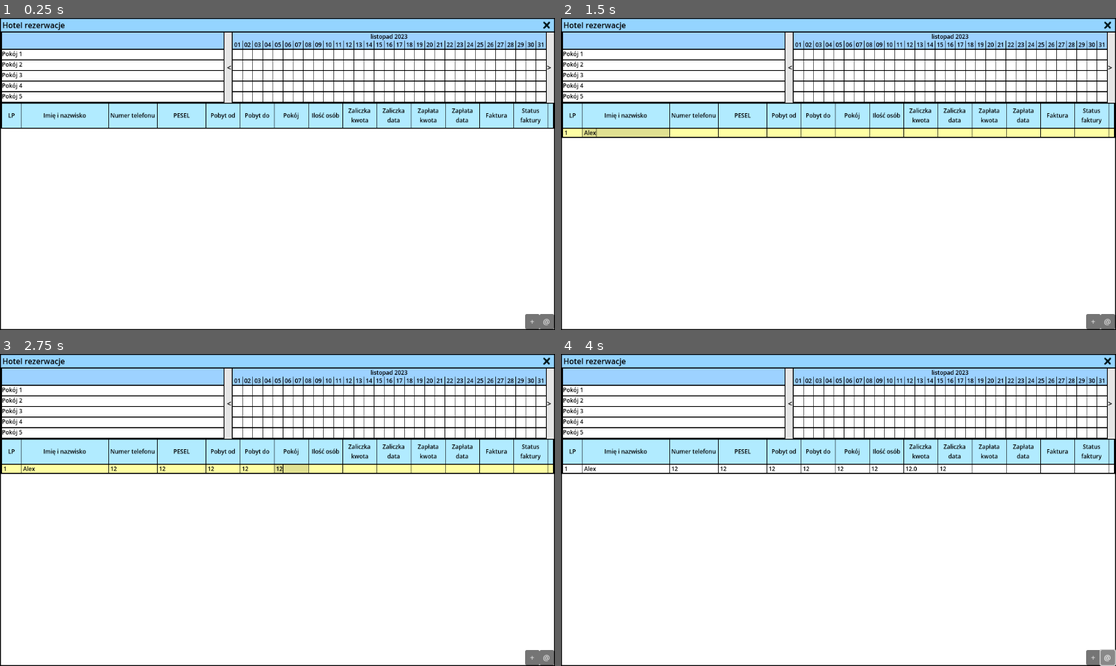
Above: before the commit, frames 1-4 (two rows, left to right).
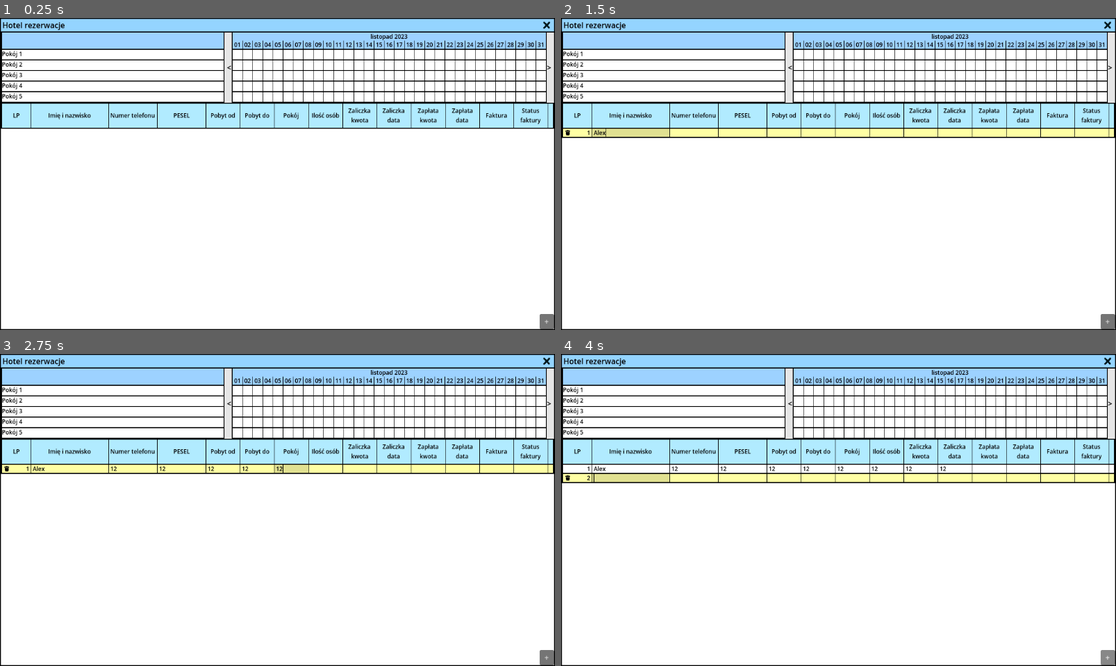
Above: after the commit, the same moments.

Repository: Wiechciu/bookini
Game: Godot game, scene res://main.tscn
Same seed, same stepped clock (60 frames per second), same inputs: the game is played once before the commit and once after it.
Inputs (mouse positions are in pixels of both pictures, inside the frame that each line leads up to):
- Up to frame 1 (0.25 s): no input
- Up to frame 2 (1.5 s): click "+" at 0.5 s; click (627, 133) at 1.27 s; type "Alex" at 1.35 s
- Up to frame 3 (2.75 s): click (133, 469) at 1.5 s; type "12" at 1.58 s; click (183, 469) at 1.73 s; type "12" at 1.82 s; click (222, 469) at 2.02 s; type "12" at 2.1 s; click (255, 469) at 2.25 s; type "12" at 2.33 s; click (294, 469) at 2.48 s; type "12" at 2.57 s
- Up to frame 4 (4 s): click (888, 469) at 2.77 s; type "12" at 2.85 s; click (921, 469) at 3 s; type "12" at 3.08 s; click (955, 469) at 3.23 s; type "12" at 3.32 s; click (1110, 656) at 3.5 s, where only the run before the commit has a clickable "@"

The runs differ from the first frame. In frame 1, 0.3% of the frame differs, in the area x 1-99%, y 27-100%; in frame 2, 0.4%; in frame 3, 0.3%; in frame 4, 3.5%, in the area x 0-100%, y 27-100%.

Commit message:
Reservation removal

Diff:
--- a/database/database.gd
+++ b/database/database.gd
@@ -8,15 +8,19 @@
 @export var item_container: Container
 @export var database_item_scene: PackedScene
 @export var add_button: Button
-@export var refresh_button: Button
 var save_location: String = "user://"
 var save_name: String = "database"
 var save_extension: String = ".save"
+static var selected_item: DatabaseItem
+
+
+func _unhandled_input(event: InputEvent) -> void:
+	if event.is_action_pressed("add_new_item"):
+		add_new_item()
 
 
 func _ready() -> void:
 	add_button.pressed.connect(_on_add_button_pressed)
-	refresh_button.pressed.connect(_on_refresh_button_pressed)
 	clear_database_items()
 	clear_database()
 	load_database()
@@ -26,14 +30,18 @@
 
 
 func _on_add_button_pressed() -> void:
-	create_database_item()
-	scroll_to_bottom()
+	add_new_item()
 
 
-func _on_refresh_button_pressed() -> void:
-	clear_database_items()
-	load_database_items()
-	scroll_to_bottom()
+func add_new_item() -> void:
+	var new_item: DatabaseItem = create_database_item()
+	new_item.start_editing()
+
+
+func remove_item(item_to_remove: DatabaseItem) -> void:
+	GlobalRefs.reservations.erase(item_to_remove.reservation)
+	item_to_remove.queue_free()
+	save_database()
 
 
 func scroll_to_bottom() -> void:
@@ -84,6 +92,7 @@
 	var new_item: DatabaseItem = database_item_scene.instantiate() as DatabaseItem
 	item_container.add_child(new_item)
 	new_item.assign_reservation(reservation)
+	new_item.database = self
 	new_item.item_updated.connect(_on_item_updated)
 	return new_item
 
--- a/database/database.tscn
+++ b/database/database.tscn
@@ -4,7 +4,7 @@
 [ext_resource type="PackedScene" uid="uid://d26lkxydpbp38" path="res://database/database_header.tscn" id="1_rw4k8"]
 [ext_resource type="PackedScene" uid="uid://cejexibyxff8t" path="res://database/database_item.tscn" id="2_fvenl"]
 
-[node name="Database" type="PanelContainer" node_paths=PackedStringArray("scroll_container", "item_container", "add_button", "refresh_button")]
+[node name="Database" type="PanelContainer" node_paths=PackedStringArray("scroll_container", "item_container", "add_button")]
 size_flags_vertical = 3
 focus_mode = 1
 script = ExtResource("1_8x7pb")
@@ -12,7 +12,6 @@
 item_container = NodePath("VBoxContainer/ScrollContainer/VBoxContainer")
 database_item_scene = ExtResource("2_fvenl")
 add_button = NodePath("Buttons/AddButton")
-refresh_button = NodePath("Buttons/RefreshButton")
 
 [node name="VBoxContainer" type="VBoxContainer" parent="."]
 layout_mode = 2
@@ -24,6 +23,7 @@
 custom_minimum_size = Vector2(0, 50)
 layout_mode = 2
 size_flags_vertical = 3
+follow_focus = true
 
 [node name="VBoxContainer" type="VBoxContainer" parent="VBoxContainer/ScrollContainer"]
 layout_mode = 2
@@ -122,10 +122,3 @@
 size_flags_horizontal = 8
 size_flags_vertical = 8
 text = "+"
-
-[node name="RefreshButton" type="Button" parent="Buttons"]
-custom_minimum_size = Vector2(30, 30)
-layout_mode = 2
-size_flags_horizontal = 8
-size_flags_vertical = 8
-text = "@"
--- a/database/database_header.tscn
+++ b/database/database_header.tscn
@@ -9,7 +9,7 @@
 layout_mode = 2
 
 [node name="Label" type="Label" parent="HBoxContainer"]
-custom_minimum_size = Vector2(40, 0)
+custom_minimum_size = Vector2(60, 0)
 layout_mode = 2
 theme_type_variation = &"LabelCalendar"
 text = "LP"
@@ -20,7 +20,7 @@
 layout_mode = 2
 
 [node name="Label14" type="Label" parent="HBoxContainer"]
-custom_minimum_size = Vector2(180, 0)
+custom_minimum_size = Vector2(160, 0)
 layout_mode = 2
 theme_type_variation = &"LabelCalendar"
 text = "Imię i nazwisko"
--- a/database/database_item.gd
+++ b/database/database_item.gd
@@ -3,6 +3,7 @@
 
 signal item_updated
 
+@export var delete_button: Button
 @export var label_container: Container
 @export var id_label: Label
 @export var name_label: TextEdit
@@ -19,29 +20,47 @@
 @export var invoice_label: TextEdit
 @export var invoice_status_label: TextEdit
 var reservation: Reservation
+var database: Database
+var cached_content: String
 
 
 func _ready() -> void:
+	delete_button.pressed.connect(_on_delete_button_pressed)
+	hide_delete_button()
 	for child: Control in label_container.get_children():
 		if child is TextEdit:
 			child.clear()
-			child.focus_entered.connect(_on_focus_entered)
-			child.focus_exited.connect(_on_focus_exited)
-			child.text_changed.connect(_on_text_changed)
+			child.focus_entered.connect(_on_focus_entered.bind(child))
+			child.focus_exited.connect(_on_focus_exited.bind(child))
 
 
-func _on_text_changed() -> void:
-	#item_updated.emit()
-	pass
+func _on_delete_button_pressed() -> void:
+	if Database.selected_item != self:
+		return
+	database.remove_item(self)
 
 
-func _on_focus_entered() -> void:
+func _on_focus_entered(child: TextEdit) -> void:
+	show_delete_button()
+	cached_content = child.text
 	theme_type_variation = "PanelContainerDatabaseItemSelected"
+	Database.selected_item = self
 
 
-func _on_focus_exited() -> void:
+func _on_focus_exited(child: TextEdit) -> void:
+	hide_delete_button()
 	theme_type_variation = ""
+	if child.text == cached_content:
+		return
 	update_reservation()
+
+
+func hide_delete_button() -> void:
+	delete_button.modulate.a = 0.0
+
+
+func show_delete_button() -> void:
+	delete_button.modulate.a = 1.0
 
 
 func assign_reservation(reservation_to_assign: Reservation = null) -> void:
@@ -84,3 +103,8 @@
 		)
 	print("ID %s updated" % id_label.text)
 	item_updated.emit()
+
+
+func start_editing() -> void:
+	await get_tree().process_frame
+	name_label.grab_focus()
--- a/database/database_item.tscn
+++ b/database/database_item.tscn
@@ -1,11 +1,13 @@
-[gd_scene load_steps=3 format=3 uid="uid://cejexibyxff8t"]
+[gd_scene load_steps=4 format=3 uid="uid://cejexibyxff8t"]
 
 [ext_resource type="Script" uid="uid://bqdi3s37ogh3w" path="res://database/database_item.gd" id="1_613yd"]
 [ext_resource type="Script" uid="uid://chansodt3v1ji" path="res://database/database_item_text_edit.gd" id="2_dy1nr"]
-
-[node name="DatabaseItem" type="PanelContainer" node_paths=PackedStringArray("label_container", "id_label", "name_label", "phone_label", "pesel_label", "start_date_label", "end_date_label", "room_label", "quantity_label", "prepaid_amount_label", "prepaid_date_label", "payment_amount_label", "payment_date_label", "invoice_label", "invoice_status_label")]
+[ext_resource type="Texture2D" uid="uid://b28ms02xh6xvk" path="res://trash.png" id="2_faif8"]
+
+[node name="DatabaseItem" type="PanelContainer" node_paths=PackedStringArray("delete_button", "label_container", "id_label", "name_label", "phone_label", "pesel_label", "start_date_label", "end_date_label", "room_label", "quantity_label", "prepaid_amount_label", "prepaid_date_label", "payment_amount_label", "payment_date_label", "invoice_label", "invoice_status_label")]
 size_flags_horizontal = 3
 script = ExtResource("1_613yd")
+delete_button = NodePath("HBoxContainer/DeleteButton")
 label_container = NodePath("HBoxContainer")
 id_label = NodePath("HBoxContainer/Id")
 name_label = NodePath("HBoxContainer/Name")
@@ -25,18 +27,39 @@
 [node name="HBoxContainer" type="HBoxContainer" parent="."]
 layout_mode = 2
 
+[node name="DeleteButton" type="Button" parent="HBoxContainer"]
+custom_minimum_size = Vector2(20, 17)
+layout_mode = 2
+size_flags_horizontal = 0
+size_flags_vertical = 0
+focus_mode = 0
+flat = true
+
+[node name="TextureRect" type="TextureRect" parent="HBoxContainer/DeleteButton"]
+modulate = Color(0, 0, 0, 1)
+layout_mode = 1
+anchors_preset = 15
+anchor_right = 1.0
+anchor_bottom = 1.0
+grow_horizontal = 2
+grow_vertical = 2
+texture = ExtResource("2_faif8")
+expand_mode = 3
+stretch_mode = 5
+
 [node name="Id" type="Label" parent="HBoxContainer"]
 custom_minimum_size = Vector2(40, 0)
 layout_mode = 2
 theme_type_variation = &"LabelDatabaseItem"
 text = "1234"
+horizontal_alignment = 2
 clip_text = true
 
 [node name="VSeparator" type="VSeparator" parent="HBoxContainer"]
 layout_mode = 2
 
 [node name="Name" type="TextEdit" parent="HBoxContainer"]
-custom_minimum_size = Vector2(180, 0)
+custom_minimum_size = Vector2(160, 0)
 layout_mode = 2
 focus_next = NodePath("../Phone")
 theme_type_variation = &"TextEditDatabaseItem"
--- a/database/database_item_text_edit.gd
+++ b/database/database_item_text_edit.gd
@@ -16,11 +16,10 @@
 	if date_entry:
 		check_date_entry(event)
 
-	if event.is_action_pressed("ui_focus_prev"):
+	if event.is_action_pressed("ui_focus_prev", true):
 		find_prev_valid_focus().grab_focus()
 		get_viewport().set_input_as_handled()
-
-	if event.is_action_pressed("ui_focus_next"):
+	elif event.is_action_pressed("ui_focus_next", true):
 		find_next_valid_focus().grab_focus()
 		get_viewport().set_input_as_handled()
 
--- a/project.godot
+++ b/project.godot
@@ -75,6 +75,11 @@
 "events": [Object(InputEventKey,"resource_local_to_scene":false,"resource_name":"","device":-1,"window_id":0,"alt_press …(189 unchanged characters)…
 ]
 }
+add_new_item={
+"deadzone": 0.2,
+"events": [Object(InputEventKey,"resource_local_to_scene":false,"resource_name":"","device":-1,"window_id":0,"alt_pressed":false,"shift_pressed":false,"ctrl_pressed":true,"meta_pressed":false,"pressed":false,"keycode":0,"physical_keycode":68,"key_label":0,"unicode":0,"location":0,"echo":false,"script":null)
+]
+}
 
 [rendering]
 
Binary file added: trash.png
Not shown, added: trash.png.import
Not shown, changed: README.md
